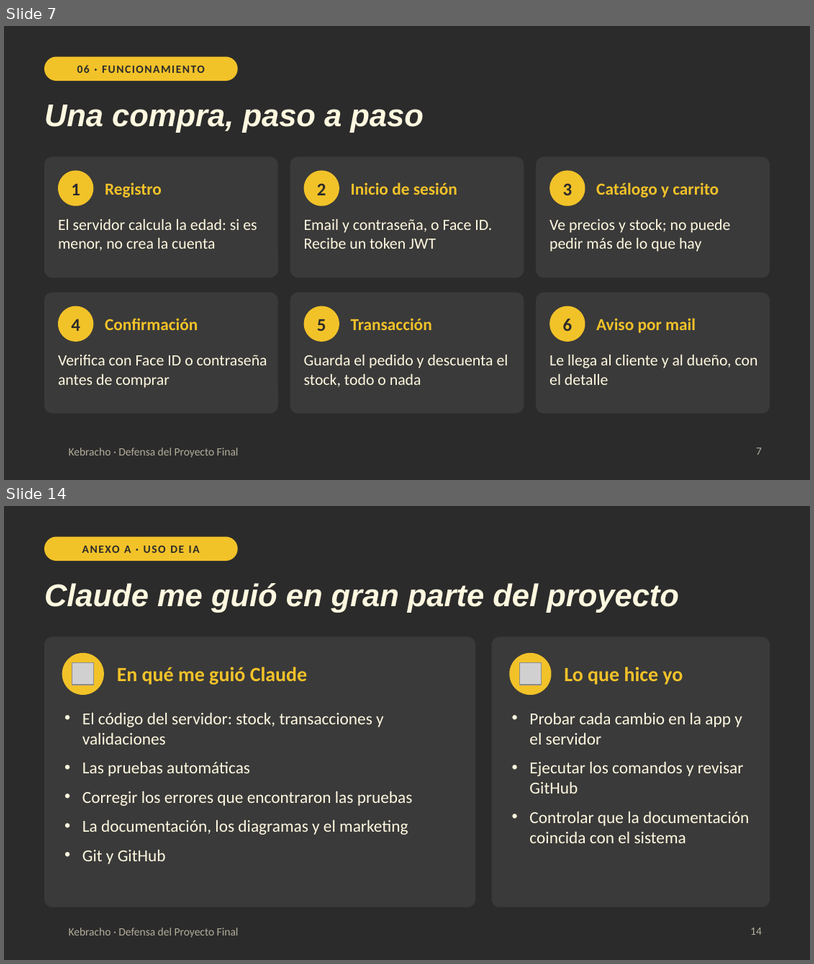
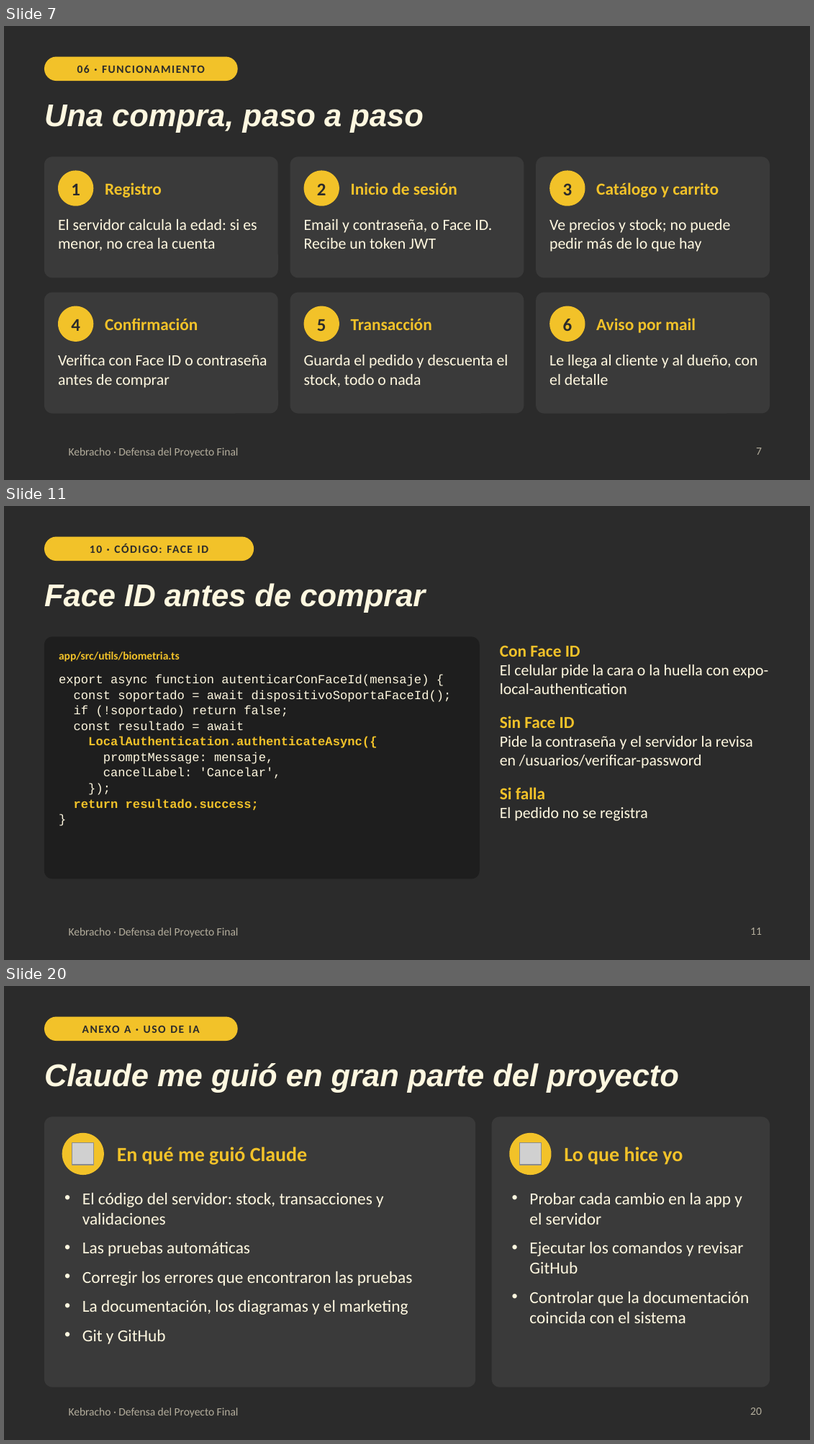
Before and after one commit to tobiasjuarezz/kebracho, a slide deck: docs/defensa/Kebracho-Defensa.pptx. Shown one above the other, each under a label of ours: slides 7 and 14 before the commit, slides 7, 11 and 20 after it; the slides between them are not shown. The pictures are 814x964 and 814x1444 pixels, drawn with LibreOffice and Linux fonts; fonts in the diff are those of the drawing; grey boxes stand for pictures; background and template pictures are left out. Boxes give left, top, right and bottom in pixels: in the first picture for what was removed or moved away, otherwise in the second. Text is boxed around its words. In the diff, an @@ line names an element or a change of style, - is before the commit and + after.

```diff
--- a/docs/defensa/Kebracho-Defensa.pptx
+++ b/docs/defensa/Kebracho-Defensa.pptx
@@ slide 11 added at (x1=4, y1=506, x2=810, y2=960), background #2B2B2B; not listed: 1 template element that a slide beside it also shows @@
@@ rounded rectangle added at (x1=44, y1=537, x2=254, y2=561), fill #F2C229, 10 pt, text #2B2B2B, bold @@
+10 · CÓDIGO: FACE ID
@@ title added at (x1=44, y1=583, x2=425, y2=613), 28 pt, text #FFF8E0, bold, italic @@
+Face ID antes de comprar
@@ rounded rectangle added at (x1=44, y1=636, x2=480, y2=878), fill #1E1E1E @@
@@ text added at (x1=59, y1=651, x2=180, y2=662), 10 pt, text #F2C229, bold @@
+app/src/utils/biometria.ts
@@ text added at (x1=500, y1=645, x2=769, y2=821), 14 pt, text #FFF8E0 @@
+Con Face ID
+El celular pide la cara o la huella con expo-local-authentication
+Sin Face ID
+Pide la contraseña y el servidor la revisa en /usuarios/verificar-password
+Si falla
+El pedido no se registra
@@ text added at (x1=59, y1=674, x2=452, y2=810), 11 pt, text #FFF8E0 @@
+export async function autenticarConFaceId(mensaje) {
+const soportado = await dispositivoSoportaFaceId();
+if (!soportado) return false;
+const resultado = await
+LocalAuthentication.authenticateAsync({
+promptMessage: mensaje,
+cancelLabel: 'Cancelar',
+});
+return resultado.success;
+}
@@ page number added at (x1=751, y1=927, x2=762, y2=934), 10 pt, text #B3AD9C @@
+11
@@ what was slide 14 is now slide 20 @@
@@ page number at (x1=751, y1=1407, x2=762, y2=1414): text changed @@
-14
+20
```
Also in this commit, not shown: 6 slides changed, 5 other slides added, 2 other files.
